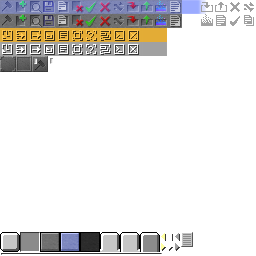
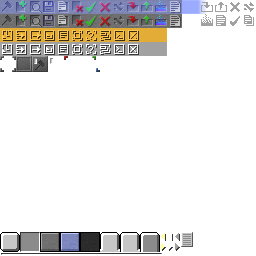
Revision of a layered 256px x 256px image; what changed, layer by layer:
added layer "ore copy #2" in group "label" over [64, 56, 68, 60]
added layer "ore copy #1" in group "label" over [92, 56, 96, 60]
added layer "ore copy" in group "label" over [96, 68, 100, 72]
painted on "ore" over [0, 56, 16, 72]
